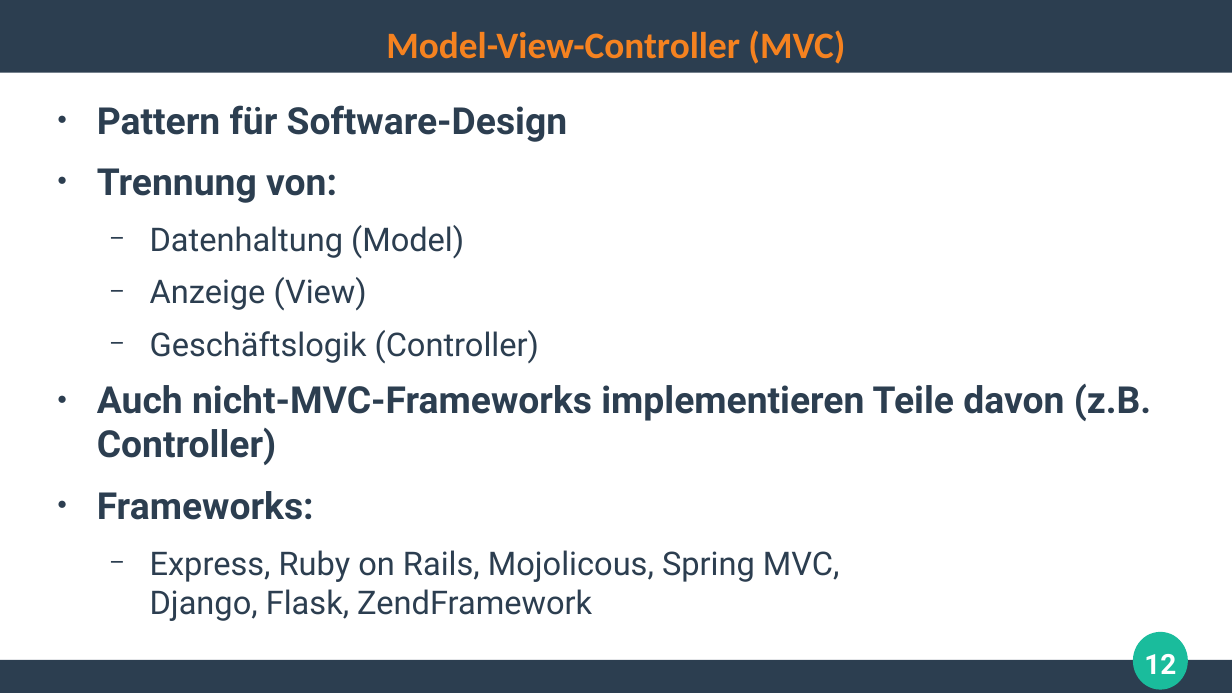
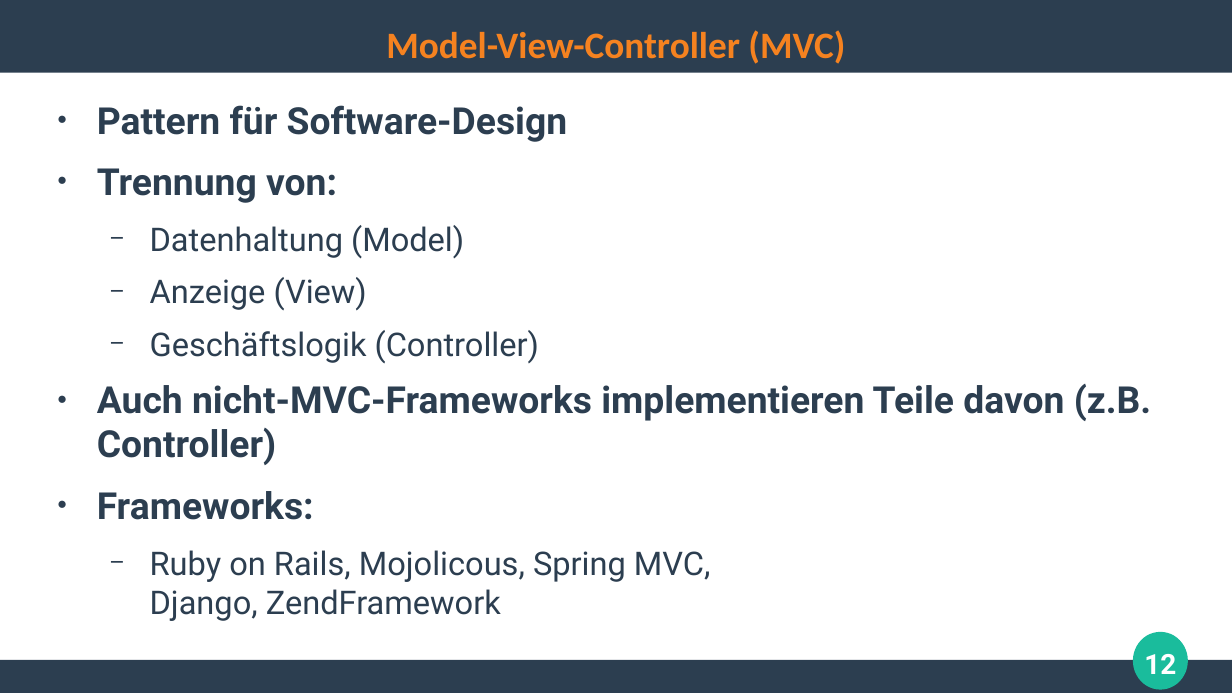
Before and after one commit to ghandmann/HS-AlbSig-WebAnwendungen2, a slide deck: slide 12 of Kapitel/03_WebFrameworks_1x1.odp. Drawn at 1232x693 pixels with LibreOffice and Linux fonts; fonts in the diff are those of the drawing. Boxes give left, top, right and bottom in pixels: in the first picture for what was removed or moved away, otherwise in the second. Text is boxed around its words. In the diff, an @@ line names an element or a change of style, - is before the commit and + after.

```diff
--- a/Kapitel/03_WebFrameworks_1x1.odp
+++ b/Kapitel/03_WebFrameworks_1x1.odp
@@ text at box(150, 550, 711, 621): text changed @@
-  − Express, Ruby on Rails, Mojolicous, Spring MVC,
-    Django, Flask, ZendFramework
+  − Ruby on Rails, Mojolicous, Spring MVC,
+    Django, ZendFramework
```
Also in this commit, not shown: 1 other slide changed.
